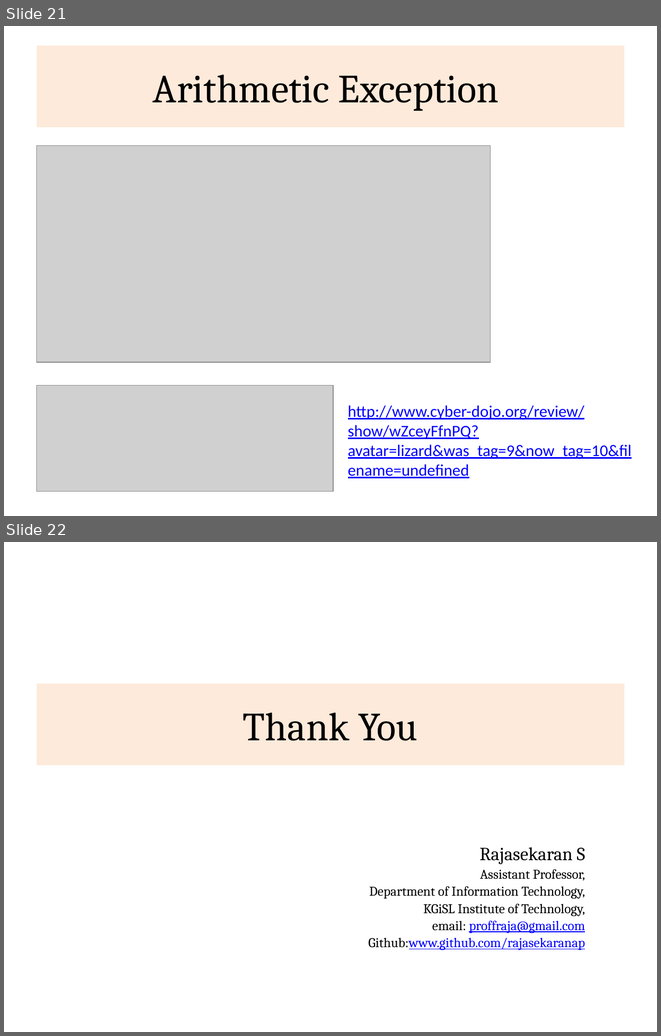
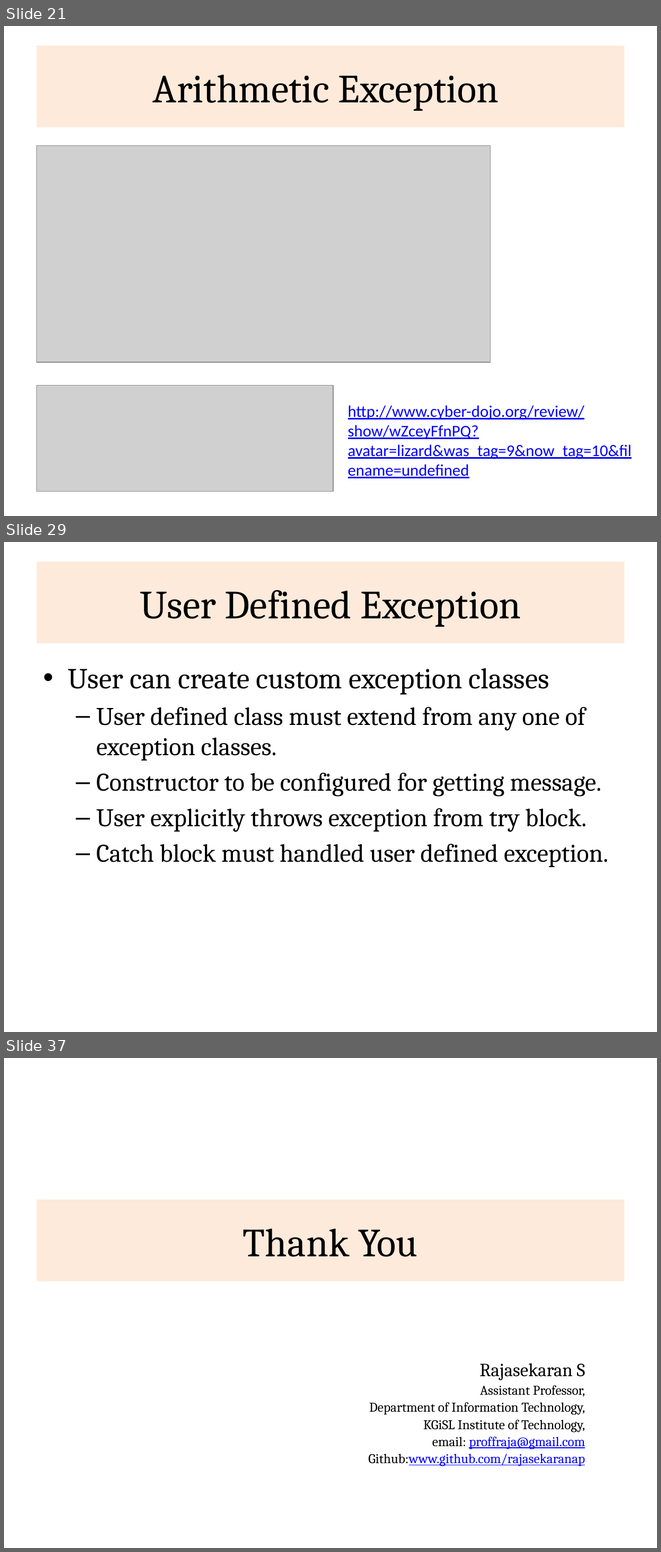
Before and after one commit to rajasekaran36/CS8392-OOPS, a slide deck: Slides/Unit 3/CS8392-U2-Exceptions.pptx. Shown one above the other, each under a label of ours: slides 21 and 22 before the commit, slides 21, 29 and 37 after it; the slides between them are not shown. The pictures are 661x1036 and 661x1552 pixels, drawn with LibreOffice and Linux fonts; fonts in the diff are those of the drawing; grey boxes stand for pictures. Boxes give left, top, right and bottom in pixels: in the first picture for what was removed or moved away, otherwise in the second. Text is boxed around its words. In the diff, an @@ line names an element or a change of style, - is before the commit and + after.

```diff
--- a/Slides/Unit 3/CS8392-U2-Exceptions.pptx
+++ b/Slides/Unit 3/CS8392-U2-Exceptions.pptx
@@ slide 29 added at box(4, 542, 657, 1032), background #FFFFFF @@
@@ title added at box(37, 562, 624, 643), fill #FDEADA, 44 pt, text #000000 @@
+User Defined Exception
@@ text added at box(68, 668, 608, 867), 28 pt, text #000000 @@
+• User can create custom exception classes
+  – User defined class must extend from any one of exception classes.
+  – Constructor to be configured for getting message.
+  – User explicitly throws exception from try block.
+  – Catch block must handled user defined exception.
@@ what was slide 22 is now slide 37 @@
```
Also in this commit, not shown: 14 other slides added.
